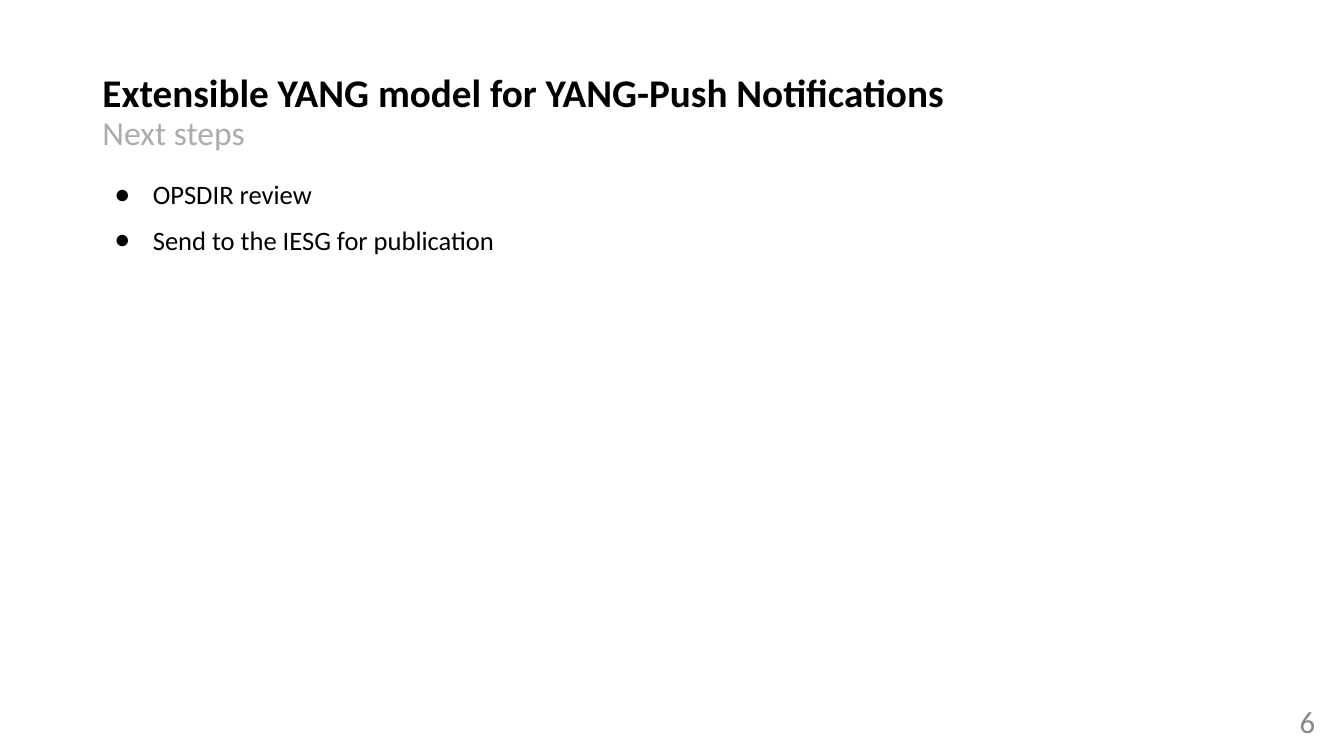
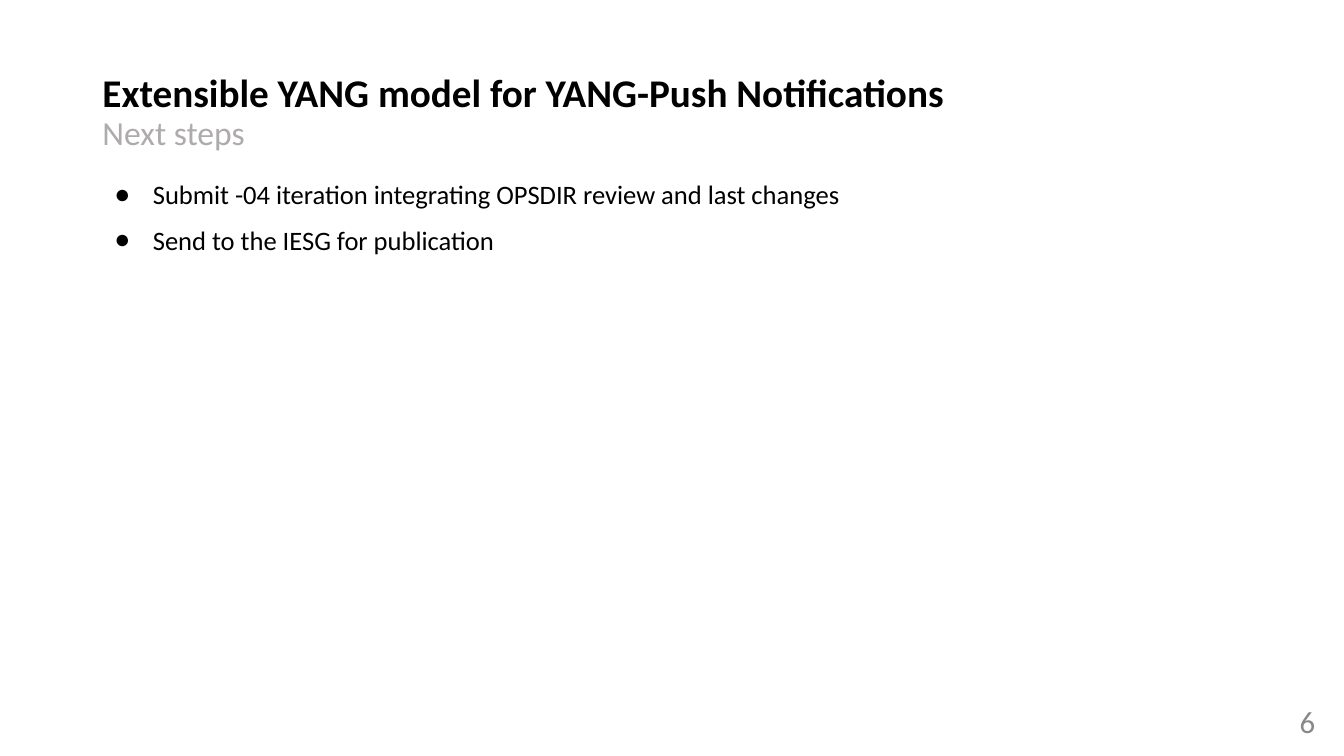
Before and after one commit to network-analytics/ietf-network-analytics-document-status, a slide deck: slide 6 of 124/NETCONF/draft-ietf-netconf-notif-envelope-03.pptx. Drawn at 1344x756 pixels with LibreOffice and Linux fonts; fonts in the diff are those of the drawing. Boxes give left, top, right and bottom in pixels: in the first picture for what was removed or moved away, otherwise in the second. Text is boxed around its words. In the diff, an @@ line names an element or a change of style, - is before the commit and + after.

```diff
--- a/124/NETCONF/draft-ietf-netconf-notif-envelope-03.pptx
+++ b/124/NETCONF/draft-ietf-netconf-notif-envelope-03.pptx
@@ text at (153, 185, 839, 209): text changed @@
-● OPSDIR review
+● Submit -04 iteration integrating OPSDIR review and last changes
```
Also in this commit, not shown: 3 other slides changed, 1 other file.
